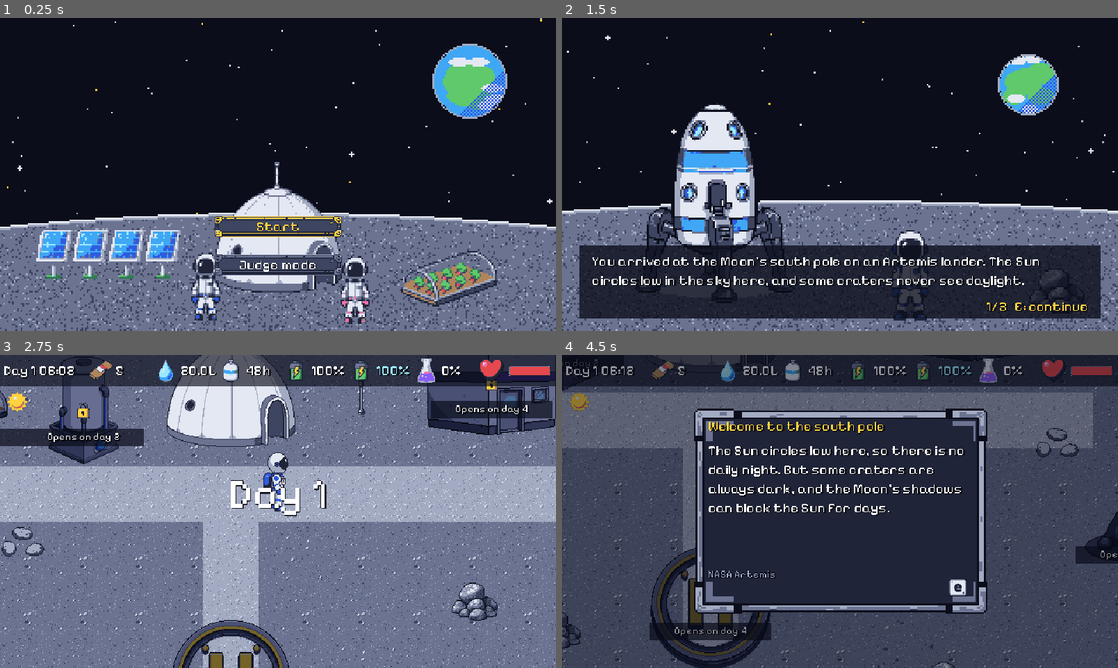
Above: before the commit, frames 1-4 (two rows, left to right).
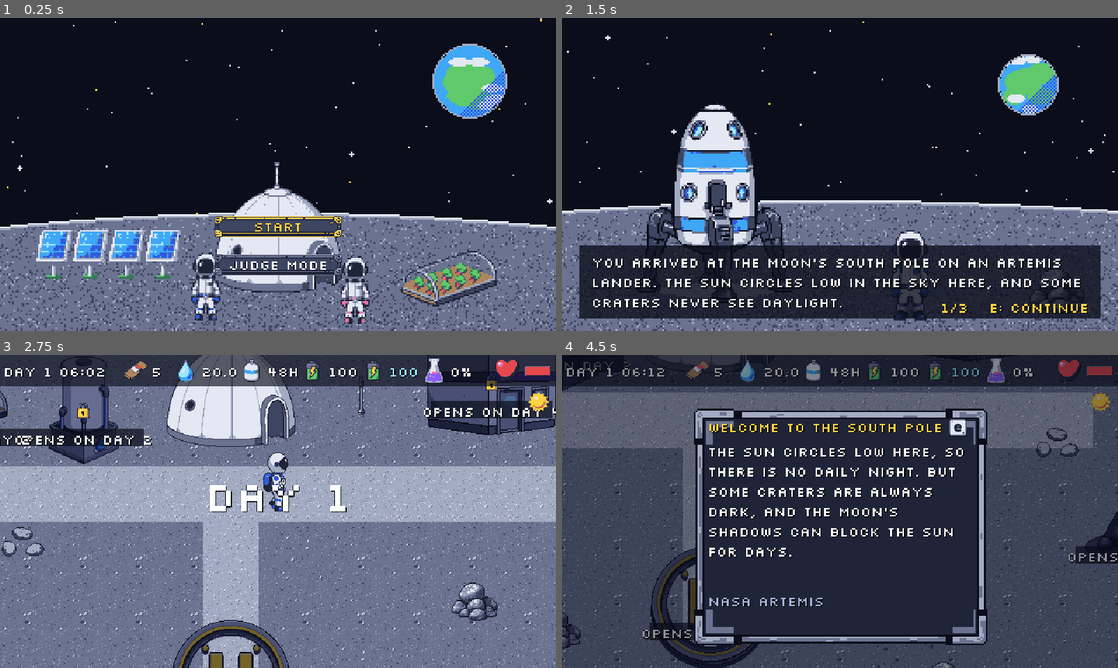
Above: after the commit, the same moments.

Repository: me-AMM/Wings-of-wax
Game: Godot game, scene res://scenes/Title.tscn
The game is run twice, just before and just after one commit, with the same random seed, the same clock (stepped at 60 frames per second) and the same inputs.
Inputs (mouse positions are in pixels of both pictures, inside the frame that each line leads up to):
- Up to frame 1 (0.25 s): no input
- Up to frame 2 (1.5 s): click "Start" at 0.5 s; click "Continue" at 1.25 s
- Up to frame 3 (2.75 s): tap Enter at 2 s; move the mouse to (400, 495) at 2.02 s; hold Right (move_right) from 2.03 s (still down); hold E (interact) from 2.03 s (still down); click (400, 495) at 2.17 s; tap Space at 2.27 s
- Up to frame 4 (4.5 s): move the mouse to (728, 527) at 2.77 s; release Right (move_right) at 2.78 s; release E (interact) at 2.78 s; hold Down (move_down) 2.78-3.53 s; tap E (interact) at 2.85 s; tap Space at 3.02 s; move the mouse to (895, 442) at 3.52 s; hold Right (move_right) 3.53-4.28 s; hold E (interact) 3.53-4.28 s; tap J at 3.6 s; move the mouse to (812, 574) at 4.27 s; hold Up (move_up) from 4.28 s (still down); tap Enter at 4.35 s; click (812, 574) at 4.42 s

The runs differ from the first frame. In frame 1, 0.4% of the frame differs, in the area x 41-59%, y 65-82%; in frame 2, 4.3%; in frame 3, 5.2%; in frame 4, 16%, in the area x 0-100%, y 1-93%.

Commit message:
ITEM 6: font digits - Silkscreen (OFL) replaces Pixelify Sans (3/5/8/9 were ambiguous); HUD cells, info card, judge labels re-fitted
Co-Authored-By: Claude Sonnet 5.5 <noreply@anthropic.com>

Diff:
--- a/data/text.json
+++ b/data/text.json
@@ -71,13 +71,13 @@
     "go_shelter": "Run to the shelter!",
     "got_hurt": "Ouch! Health goes down.",
     "judge_day": "Jump to day",
-    "judge_storm_small": "Small storm",
-    "judge_storm_medium": "Medium storm",
-    "judge_storm_large": "Large storm",
-    "judge_shadow": "Start shadow",
-    "judge_land": "Land cargo",
-    "judge_mission": "Start mission",
-    "judge_refill": "Refill all",
+    "judge_storm_small": "Storm S",
+    "judge_storm_medium": "Storm M",
+    "judge_storm_large": "Storm L",
+    "judge_shadow": "Shadow",
+    "judge_land": "Cargo",
+    "judge_mission": "Mission",
+    "judge_refill": "Refill",
     "judge_speed": "Speed x4",
     "judge_preset_storm_mission": "Storm during a mission (day 8)",
     "judge_preset_shadow": "Shadow day (day 11)",
@@ -116,7 +116,7 @@
     "board_real": "Like the real flare: %s, %s",
     "storm_countdown": "Particles arrive in",
     "storm_finale_note": "the brightest X-ray flare ever measured",
-    "judge_storm_finale": "Finale storm",
+    "judge_storm_finale": "Storm X",
     "judge_jump": "Jump",
     "judge_start_game": "Start game",
     "judge_close": "Close",
@@ -192,7 +192,7 @@
     "Research sources: see the repository README.",
     "Art: AI-generated pixel art made with Pixel Lab during the event, recolored and composed with Python scripts.",
     "Code: written with AI assistance (Claude Code by Anthropic) and tested and adjusted by the team during the event.",
-    "Font: Pixelify Sans by Stefie Justprince, SIL Open Font License 1.1 (Google Fonts).",
+    "Font: Silkscreen by Jason Kottke, SIL Open Font License 1.1 (Google Fonts).",
     "Sound effects: generated by a script (tools/make_sfx.py) during the event; replaceable with jsfxr files.",
     "Made with Godot Engine.",
     "This game is not endorsed by NASA."
@@ -326,7 +326,7 @@
     "radlab_storm": {
       "title": "Radiation on the Station",
       "body": "Detectors inside the Space Station measure radiation every day. One solar storm in September 2017 added about a quarter of a day's dose, even behind the walls.",
-      "source": "ISS dosimetry: DOSIS 3D-DOSTEL, via NASA OSDR RadLab"
+      "source": "DOSIS 3D-DOSTEL, via NASA OSDR RadLab"
     },
     "muscles": {
       "title": "Muscles on the Moon",
--- a/scripts/hud.gd
+++ b/scripts/hud.gd
@@ -5,8 +5,8 @@
 # Also: notice line at the bottom, floating toasts, day splash, black fade, blinking storm icon.
 
 @export var strip_height := 36.0
-@export var first_cell := 100.0      # clock cell
-@export var cell_width := 75.0       # icon 32 + value (widest value "40.0L" = 41 px)
+@export var first_cell := 140.0      # clock cell ("DAY 32 06:00" in Silkscreen 16)
+@export var cell_widths: Array[float] = [58.0, 76.0, 70.0, 70.0, 70.0, 84.0]   # icon 32 + value, fixed so digits never jitter
 @export var notice_seconds := 4.0
 
 var sky_icon: TextureRect
@@ -41,36 +41,37 @@
 	# cell 0: "Day N hh:mm" (the sun/moon icon sits under the strip, next to the storm icon)
 	clock_label = _text(Vector2(4, 8), 16, root)
 	clock_label.custom_minimum_size = Vector2(first_cell - 6.0, 20)
-	sky_icon = _icon("icon_sun", Vector2(4, strip_height + 2), root)
+	sky_icon = _icon("icon_sun", Vector2(604, strip_height + 2), root)
 	# stat cells (icon 32 + value in a fixed-width cell)
 	var defs := [
 		["icon_ration", func(): return str(GameState.meals_left())],
-		["icon_water", func(): return "%.1fL" % GameState.water],
+		["icon_water", func(): return "%.1f" % GameState.water],
 		["icon_oxygen", func(): return "%dh" % int(round(GameState.oxygen_h))],
-		["icon_pack", func(): return "%d%%" % int(round(GameState.base_pack))],
-		["icon_pack", func(): return "%d%%" % int(round(GameState.spare_pack))],
+		["icon_pack", func(): return "%d" % int(round(GameState.base_pack))],
+		["icon_pack", func(): return "%d" % int(round(GameState.spare_pack))],
 		["icon_research", func(): return "%d%%" % int(round(GameState.research))],
 	]
+	var x := first_cell
 	for i in defs.size():
-		var x := first_cell + i * cell_width
 		var ic := _icon(defs[i][0], Vector2(x, 2), root)
-		var lb := _text(Vector2(x + 33, 8), 16, root)
-		lb.custom_minimum_size = Vector2(cell_width - 33.0, 20)
+		var lb := _text(Vector2(x + 34, 8), 16, root)
+		lb.custom_minimum_size = Vector2(cell_widths[i] - 34.0, 20)
 		if i == 4:
 			lb.add_theme_color_override("font_color", Color("9BE8FF"))    # spare pack on the charger
 		stats.append({"icon": ic, "label": lb, "get": defs[i][1]})
+		x += cell_widths[i]
 	# health: heart + red bar (bar_frame + fill)
-	var hx := first_cell + defs.size() * cell_width
+	var hx := x
 	_icon("icon_heart", Vector2(hx, 2), root)
 	health_bar = HudBar.new().setup(640.0 - hx - 38.0, Color("E5484D"))
 	health_bar.position = Vector2(hx + 34, 10)
 	root.add_child(health_bar)
 	# blinking storm icon under the strip
-	storm_icon = _icon("icon_storm", Vector2(40, strip_height + 2), root)
+	storm_icon = _icon("icon_storm", Vector2(568, strip_height + 2), root)
 	storm_icon.visible = false
-	blackout_icon = _icon("icon_blackout", Vector2(76, strip_height + 2), root)
+	blackout_icon = _icon("icon_blackout", Vector2(532, strip_height + 2), root)
 	blackout_icon.visible = false
-	judge_label = _text(Vector2(280, strip_height + 4), 16, root, Color("F06FA8"))
+	judge_label = _text(Vector2(4, strip_height + 4), 16, root, Color("F06FA8"))
 	judge_label.text = Text.t("ui.judge_label")
 	judge_label.visible = false
 	# notice line
--- a/scripts/info_card.gd
+++ b/scripts/info_card.gd
@@ -11,7 +11,7 @@
 const PX := 70.0         # panel left (virtual)
 const PY := 24.0
 const PW := 180.0
-const PH := 132.0
+const PH := 150.0
 const PAD := 14.0        # 8 px inner padding on top of the 9-slice border
 
 func _ready() -> void:
@@ -22,20 +22,20 @@
 	root.add_child(UIKit.panel(Vector2(PX, PY), Vector2(PW, PH)))
 	title_l = UIKit.label("", 8, Color("FFD23F"))
 	title_l.position = Vector2(PX + PAD, PY + PAD - 2)
-	UIKit.box(title_l, PW - 2 * PAD, 12)
+	UIKit.box(title_l, PW - 2 * PAD - 20, 12)
 	root.add_child(title_l)
 	body_l = UIKit.label("", 8)
 	body_l.position = Vector2(PX + PAD, PY + PAD + 12)
-	UIKit.box(body_l, PW - 2 * PAD, 62)
+	UIKit.box(body_l, PW - 2 * PAD, 76)
 	body_l.autowrap_mode = TextServer.AUTOWRAP_WORD_SMART
 	root.add_child(body_l)
 	src_l = UIKit.label("", 6, Color(0.65, 0.7, 0.85))
-	src_l.position = Vector2(PX + PAD, PY + PH - PAD - 20)
-	UIKit.box(src_l, PW - 2 * PAD - 28, 18)
+	src_l.position = Vector2(PX + PAD, PY + PH - PAD - 24)
+	UIKit.box(src_l, PW - 2 * PAD, 24)
 	src_l.autowrap_mode = TextServer.AUTOWRAP_WORD_SMART
 	root.add_child(src_l)
 	var ek := UIKit.icon("icon_ekey", 16)
-	ek.position = Vector2(PX + PW - PAD - 16, PY + PH - PAD - 16)
+	ek.position = Vector2(PX + PW - PAD - 16, PY + PAD - 4)
 	root.add_child(ek)
 	_show()
 
--- a/scripts/ui_kit.gd
+++ b/scripts/ui_kit.gd
@@ -5,10 +5,8 @@
 const FONT := 10
 
 # Text sizes are snapped to the pixel font's clean sizes (virtual units; UI layers are drawn at 2x):
-# 6 = small (12 px real), 8 = body (16), 12 = heading (24), 16 = title (32), 24 = splash (48).
+# Silkscreen is an 8 px font: use whole multiples only. 8 = body/small (16 real), 12 = heading (24), 16 = title (32), 24 = splash (48).
 static func snap_size(size: int) -> int:
-	if size <= 7:
-		return 6
 	if size <= 10:
 		return 8
 	if size <= 13:
@@ -37,7 +35,8 @@
 	l.custom_minimum_size = l.size
 
 # Label for the world (scale 1, real pixels): prompts and lock labels above buildings.
-static func world_label(text: String, px: int = 12, color: Color = Color.WHITE) -> Label:
+static func world_label(text: String, px: int = 16, color: Color = Color.WHITE) -> Label:
+	px = maxi(16, int(round(px / 8.0)) * 8)      # whole multiples of the font size 8, never below 16
 	var l := Label.new()
 	l.text = text
 	l.add_theme_font_size_override("font_size", px)
--- a/theme/game_theme.tres
+++ b/theme/game_theme.tres
@@ -1,6 +1,6 @@
 [gd_resource type="Theme" load_steps=2 format=3]
 
-[ext_resource type="FontFile" path="res://fonts/PixelifySans.ttf" id="1"]
+[ext_resource type="FontFile" path="res://fonts/Silkscreen-Regular.ttf" id="1"]
 
 [resource]
 default_font = ExtResource("1")
--- /dev/null
+++ b/tools/fonttest.gd
@@ -0,0 +1,29 @@
+extends Node
+# Renders the digit test line in each candidate font at the HUD size (16 px), no antialiasing / hinting.
+var n := 0
+func _ready() -> void:
+	var bg := ColorRect.new()
+	bg.color = Color("1F2438")
+	bg.size = Vector2(640, 360)
+	add_child(bg)
+	var base := "E:/AMUNi/Wings of wax/junior-astronaut-mission-trainer/"
+	var f := FontFile.new()
+	f.load_dynamic_font(base + "fonts/PixelifySans.ttf")
+	f.antialiasing = TextServer.FONT_ANTIALIASING_NONE
+	f.hinting = TextServer.HINTING_NONE
+	f.subpixel_positioning = TextServer.SUBPIXEL_POSITIONING_DISABLED
+	var y := 4.0
+	for sz in [16, 20, 22, 24, 28, 32]:
+		var l := Label.new()
+		l.text = "%d: 3 5 8 9 0123456789 Day 32 S5 9.7L 88%%" % sz
+		l.position = Vector2(8, y)
+		l.add_theme_font_override("font", f)
+		l.add_theme_font_size_override("font_size", sz)
+		l.add_theme_color_override("font_color", Color("F0F4FF"))
+		add_child(l)
+		y += sz + 14
+func _process(_d: float) -> void:
+	n += 1
+	if n == 12:
+		get_viewport().get_texture().get_image().save_png("E:/AMUNi/shot15.png")
+		get_tree().quit()
--- /dev/null
+++ b/tools/fonttest.tscn
@@ -0,0 +1,6 @@
+[gd_scene load_steps=2 format=3]
+
+[ext_resource type="Script" path="res://tools/fonttest.gd" id="1"]
+
+[node name="F" type="Node"]
+script = ExtResource("1")
Binary file removed: fonts/PixelifySans.ttf
Binary file added: fonts/Silkscreen-Regular.ttf
Not shown, changed: fonts/Silkscreen-Regular.ttf.import
Not shown, added: tools/fonttest.gd.uid
Not shown, changed: fonts/LICENSE
